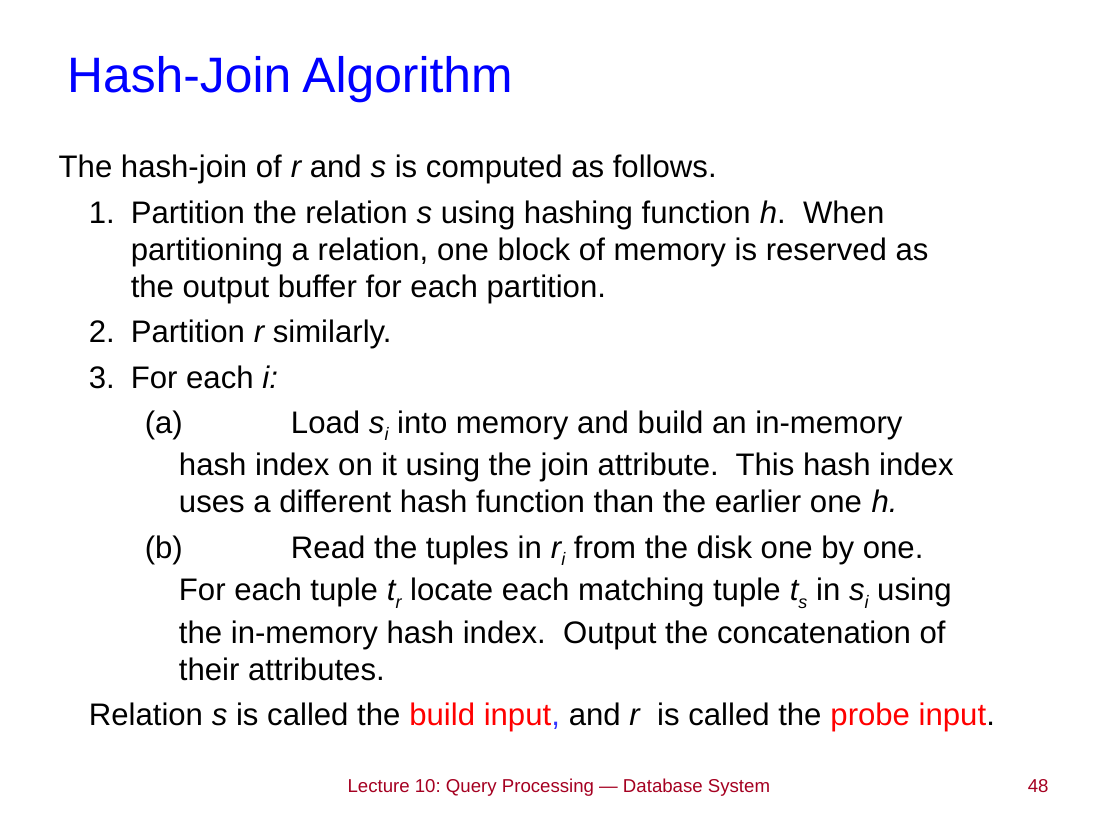
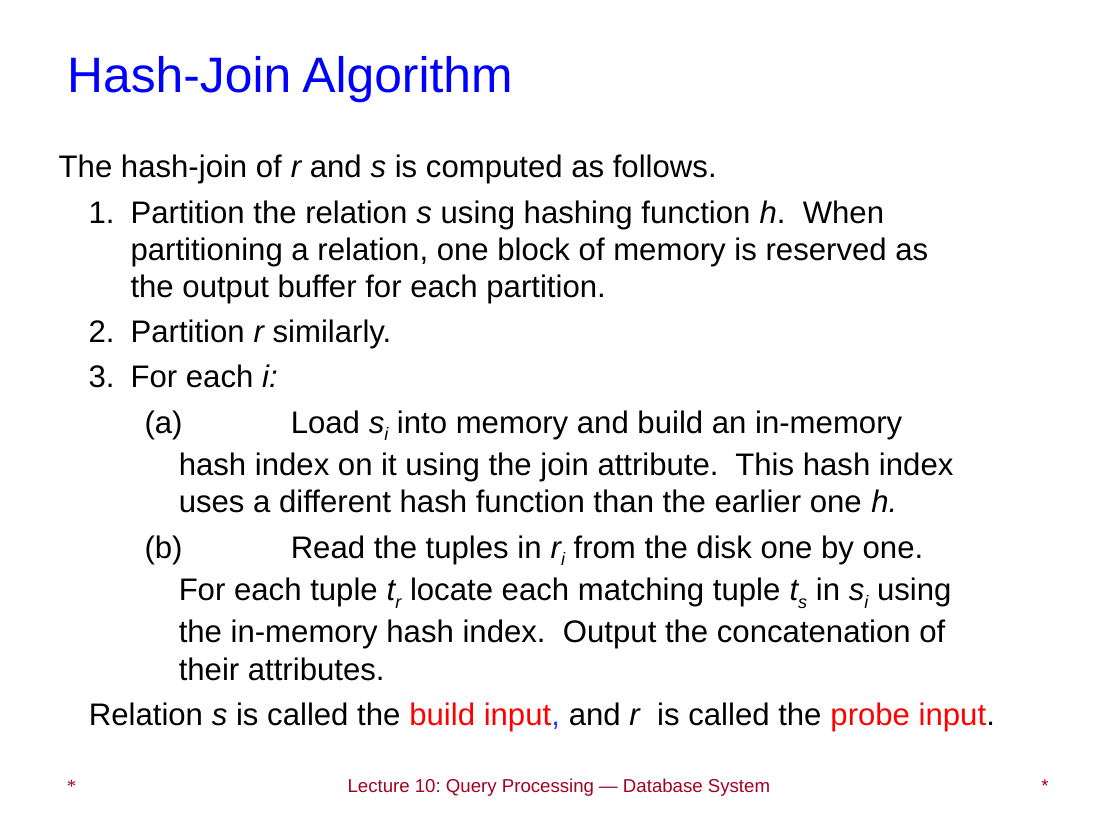
Before and after one commit to LukeLIN-web/DataBase-System-learning, a slide deck: slide 48 of PPT/Lec 10_Query Processing(1).ppt. Drawn at 1120x840 pixels with LibreOffice and Linux fonts; fonts in the diff are those of the drawing. Boxes give left, top, right and bottom in pixels: in the first picture for what was removed or moved away, otherwise in the second. Text is boxed around its words. In the diff, an @@ line names an element or a change of style, - is before the commit and + after.

```diff
--- a/PPT/Lec 10_Query Processing(1).ppt
+++ b/PPT/Lec 10_Query Processing(1).ppt
@@ text added at box(56, 768, 221, 818), 12 pt, text #A50021 @@
+*
@@ text at box(1028, 779, 1049, 792): text changed @@
-48
+*
```
Also in this commit, not shown: 65 other slides changed, 3 other files.
